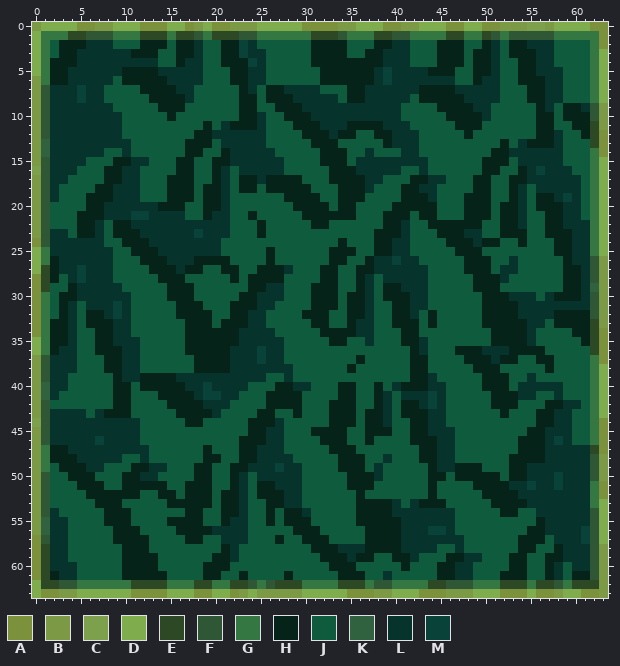
Two versions of one pixel-art sprite, pixelStrategyPrj/sprites/grassTile_spr/d8c8afd9-56b7-4651-a537-8e95656419f5.png. Above is the file before it was changed.
The file is 64x64 pixels.
Palette (. is transparent): A #7b913b  B #7c9945  C #7ca04b  D #7fad4e  E #2d4824  F #2f5635  G #357743  H #052318  J #0e5b3e  K #30623f  L #07332d  M #084239
Pixels before, first column x 0:
 0 BDDDDAABBDDDAAADDABDAABBBDDDDDAAAABBDDDAABBDDDAADDAABBBCCBDDDDAA
 1 DGGGEEFFFGGGEEEGEEFGEEEFFGGGGGGEEEFGGGEEFFGGGGEEGGEFGFFFFFGGGGGA
 2 DGJHHHLLLJJJHHHJHHLJJHHMLJJJJJJHHHHJJJHHLLJJJHHHJJHLJHHLLLJJJJGA
 3 DGJHHLLLLLLHHHJJHHLJJHHMLLJJJJJHHHHJJHHLLLJJJHHHJHHLJHHHLLJJJJGD
 4 DGHHHLLLLLLLLLJJHLLJJHHHMLJJJJJHHHHHHHHLLLJJJHHHJHHLJJHHLLJJJJGD
 5 DGHHLLLLLLHHHHLLLLLJJJHHLLJJJJJJHHHHHHLMLLLLHHHJJHHLJJHHLLLJJJGD
 6 BGHHLLLLLJHHHHHLLLLJJJHHLLJJJJJJHHHHHHLMLLLLLLLJJHLLJJHHHLLJJJGD
 7 BFLLLMLLJJJJHHHHLLJJJJJHLJHHLLLLJJJHHLLLLLLHHHHLLLLLJJJHHLLJJJGD
 8 BFLLLMLLJJJJJHHHHLJJJJJHHJHHHLLLLLJHHLLLLLJHHHHHLLLLJJJHHLLJJJGD
 9 BFLLLLLLLJJJJJHHHJJJJJJHHJJHHHLLLLLLLLLLLJJJJHHHHLLJJJJJHLJHHLFB
10 BFLLLLLLLLJJJJJHJJJJJJJHHLJJHHHLLLLLLLLLLJJJJJHHHHLJJJJJHHJHHHFB
11 BFLLLLLLLLJJJJJJJJJHJLHHHLJJJHHHLLLHHHHLLLJJJJJHHHJJJJJJHHJJHHEB
12 BFLLLLLLLLJJJJJJJJHHLLLLLLJJJJHHHLHHJJHHLLLJJJJJHJJJJJJJHHLJJHEA
13 BKLLLLLLLLLJJJJJJHHHJLLLLLJJJJJHHHJJJJJHLLLJJJJJJJJJHJLHHHLJJJEA
14 BKLLLLLLJJLJJJJJJHHJJHLLLLLJJJJJHHHJJLJJJLLJJJJJJJJHHLLLLLLJJJGA
15 BFLLLLJJJHHLLJJJHHJJHHLLLLLLJJJJHHHJLLLLLLLLJJJJJJHHHJLLLLLJJJGD
16 CFLLLJJJHHLLJJJJHHJJHLJLLLLLJJJJJHHHLLLLLJJLJJJJJJHHJJHLMLLLJJGD
17 BFLLJJJJHHLLJJJHHHJJHLJHHLHHHHJJJHHHHLLJJJHHLLJJJHHJJHHLLLLLLJGD
18 BFLJJJJHHLLLJJJHHHJHHLJHHJHHHHHJJJHHHLJJJHHLLJJJJHHJJHLJLLLLLJGD
19 BFLJJJHHHLLLJJJHHHJHHLJJJJJJHHHHJJHHHJJJJHHHLJJJHHHJJHLJHHLMLJGD
20 BFJJJJHHLLLLLLHHHJJHHLJJJJJJJHHHHJHHJJJJHHHHHJJJHHHJHHLJHHHLLJGD
21 BFJJJHHHLLLMMLLLLJJHLLJJHJJJJJHHHHHHJJJHHHJHHJJJHHHJHHLJJHHLLJGD
22 BFJJJHHLJHHLLLLLLLLLLLJJJHJJJJJHHJJJJJJHHLJJHHHHHHJJHHLJJHHLLLGD
23 BFLLJHHLJHHHLLLLLLMLLLJJJHJJJJJJJJJJJJHHHLJJJHHHLLJJHHHJJHHHLLGD
24 AFLLLLLLJJHHHLLLLLLLLJJJJJJJJJJJJJHJJJHHLLJJJJHHHLHHJJHJJJHHLLGD
25 DGLLLLLLLJJHHHLLLLLLLJJJJJHJJJJJJHHHJJHHLLJJJJJHHHJJJJJJJJHHLLGD
26 DGHLLLLLLJJJHHHLLLHHHHJJJJHJJJJJJHHJJHLLMLLJJJJJHHHJJLJJJJJHLLFB
27 DEHLLMLLLJJJJHHHLHHJJHHJJHHHLJJJHHJJHHLLLLLLJJJJHHHJLLJJJJJHHLFB
28 AEHJLMLLLJJJJJHHHJJJJJHJHHHHJJJJHHJJHLJLLLLLJJJJJHHHLJJJJJJHHLFB
29 AEJJHLLLLLJJJJJHHHJJJJJJHHLLJJJHHHJJHLJHHLLLJJJJJHHHJJJJJJJHHLKB
30 AGJHHLLLLLLJJJJHHHJJJJJHHLLLJJJHHHJHHLJHHHLLJJJJJJHHHLLLJLHHHLFB
31 AGJHLJLLLMLJJJJJHHHJJJHHHLLJJJJHHHJHHLJJHHLLJJJJJJHHHHLLLLLLLLFB
32 AGJHLJHHLMLJJJJJHHHHJJHHLLJJJJHHHJJHHLJJHHLJHJJJJJHHHHLLLLHHHHFB
33 AGHHLJHHHLLJJJJJJHHHJHHHLLJJJJJHHJJHLLJJHHHJHJJJJJHHHHHLLJHHHHEB
34 AGHHLJJHHLLJJJJJJHHHHHHLLLLJJJJJHHHHLLJJJHHJJJJJJJJHHHHLJJJJHHEA
35 DGHHLJJHHLLLJJJJJHHHHHHLLLLLJJJJJHHJJLJJJHHLJJJJJJJHHHHLJJJJJHEA
36 DGHLLJJHHHLLJJJJJHHHHHLLLMLLJJJJJJJJJJJJJJHLJJJHHHLLLHHHHJJJJJEA
37 BFLLLJJJHHLLJJJJJJHHHHLLLMLLJJJJJJJJHJJJJJHHJJJJHHHLHHJJHHJJJJGA
38 BFLLLJJJHHLLJJJJJJHHHHLLLLLLLJJJJJJHJJJJJJHHJJJJJHHHJJJJJHJJJJGD
39 BFLLJJJJJHLLHHHHLLLLLLLLLLJJLJJJJJJJJJJJJJHHLJJJJJHHHJJLJJJJJJGD
40 BKLLJJJJJHHJHHHHHLLMLLLLJJJHHLLJJJHHJJHJLHHHLLJJJJHHHJLLLLLJJJGD
41 BKLJJJJJJHHJJJHHHHLMMLLJJJHHHHJJJJHHJJHLJLLLMLJJJJJHHHLLJJLJJJGD
42 BFJJJJJJJHHJJJJHHHHLLLJJJJHHHHJJJHHHJJHLJHHLMLJJJJJHHHJJJHHLLJGD
43 BFLLLLJLHHHJJJJJHHHHLJJJJHHJJHJJJHHHJHHLJHHHLLJJJJJJHJJJHHLLJJGD
44 CFLLLLLLLLLLJJJJJHHJJJJJHHHLJJJJJHHHJHHLJJHHLLJJJJJJJJJJHHLLJJGA
45 BFLLLLLLLLLLJJJJJJJJJJJJHHLLJJJHHHHJJHHHJJHHLLLJJJJJJJJHHLLLJJGA
46 BFLLLLLMLLLLJJJJJJJJJJJHHHLLJJJJHHHJJHJJJJHHHLLJJJJJJJHHHLMLJJGA
47 BGHHLLLLLLLLLJJJJJJHJJJHHLLLJJJJJHHHJJJJJJJHHLLJJJJJJJHHHLLLLLEA
48 BGHHHLLLLLJJLJJJJJJHHJJHHLLLLJJJJJHHHJJLJJJHHLLJJJJJJHHHHLLLLLFB
49 BGJHHHLLJJJHHLLJJJHHJJHHLLLMLLJJJJHHHJLJJJJJHLLHHHJJJHHLLLLLLLFB
50 BFJJHHHJJJHHLLJJJJHHJJHLJLLLLLJJJJJHHHLJJJJJHHJHHHHHJHHLLLMLLLFB
51 BFJJJHHHJJHHHHHJJHHHJJHLJHHLLLJJJJJHHHJJJJJJHJJJJHHHHLLMLLMLLLGA
52 BFJJJJHHHHHHJJHHJHHHJHHLJHHHLLJJJJJJHJJJJJJJHJJJJJHHHHLLLLLLLLGA
53 BFJJJJJHHHJJJJJHHHHHJHHLJJHHLLJJJJJJHHHHLJLHHHJJJJJHHHHLLLLLLLGD
54 BFLJJJJJHHHJJJJJJHHJJHHLJJHJHHLJJJJJHHHHLLLLLLLJJJJJHHJJLLLLLLFD
55 BKLLJJJJHHHJJJJHHHHJJHLLJJHJHHHJJJJJHHHHHLLLLLLJJJJJJJJJHLLLLLFD
56 BKLLJJJJJHHHJJJJHHHHLLLLJJJJJHHHJJJJJHHHHLLLMMLJJJJJJJJHHLLLLMFD
57 AFLLJJJJJHHHHJJJJHHJJLLLJJJHJJHHHJJJJHHHHLLLLLLLJJJJJJHHHJLLLMFD
58 AELLJJJJJJHHHJJJJJJJJHLJJJJJJJJHHHLLLHHHHLLLLJJLJJJJJJHHJJHLLLFB
59 AELLJJJJJJHHHHJJJJJJHHLJJJJJJJJJHHHLHHJJHHLJJJHHLLJJJHHJJHHLLLFB
60 AELLLJJJJJHHHHJJJJJHHHJJJJJJJJJJJHHHJJJJJHJJJHHLLJJJJHHJJHLJLLFB
61 AEHLLJJJJJHHHHHJJJJHHJJHJJJJHJJJJJHHHJJLJJJJJHHLLJJJHHHJJHLJHHFB
62 DEEFFGGGGGGEEEEGGGEEGGEEFGFEEEGGGGEEEGFFGGGGEEFFFGGGEEEGEEFGEEEB
63 DAABBDDDDDDAAAADDDAADDABDBBBBBDDDDDAAABBDDDAAABBBDDDAAADAABDDAAB
And afterwards:
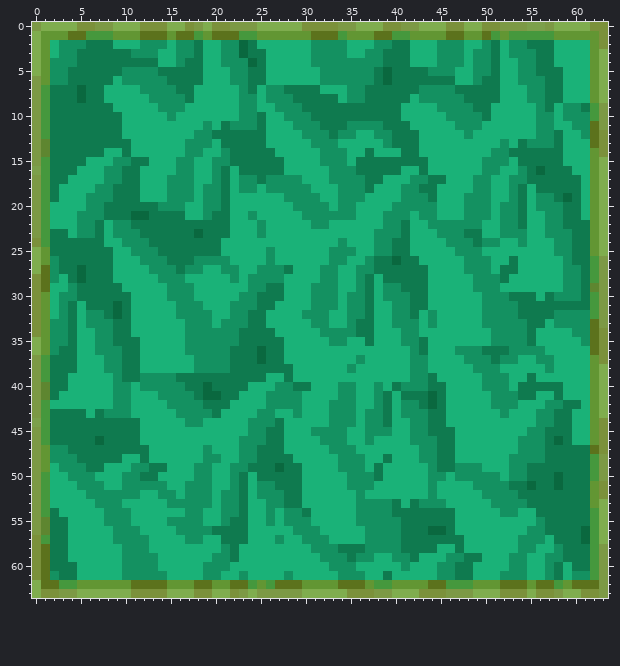
The edit:
Colour E changes from #2d4824 to #5c721c.
Colour F changes from #2f5635 to #45983d.
Colour G changes from #357743 to #629633.
Colour H changes from #052318 to #149161.
Colour J changes from #0e5b3e to #1ab278.
Colour K changes from #30623f to #5e8630.
Colour L changes from #07332d to #0f7a4f.
Colour M changes from #084239 to #0a683f.
Pixel boxes of the changes (left, top, right, bottom) in both pictures:
changed: (41, 31, 599, 589)
